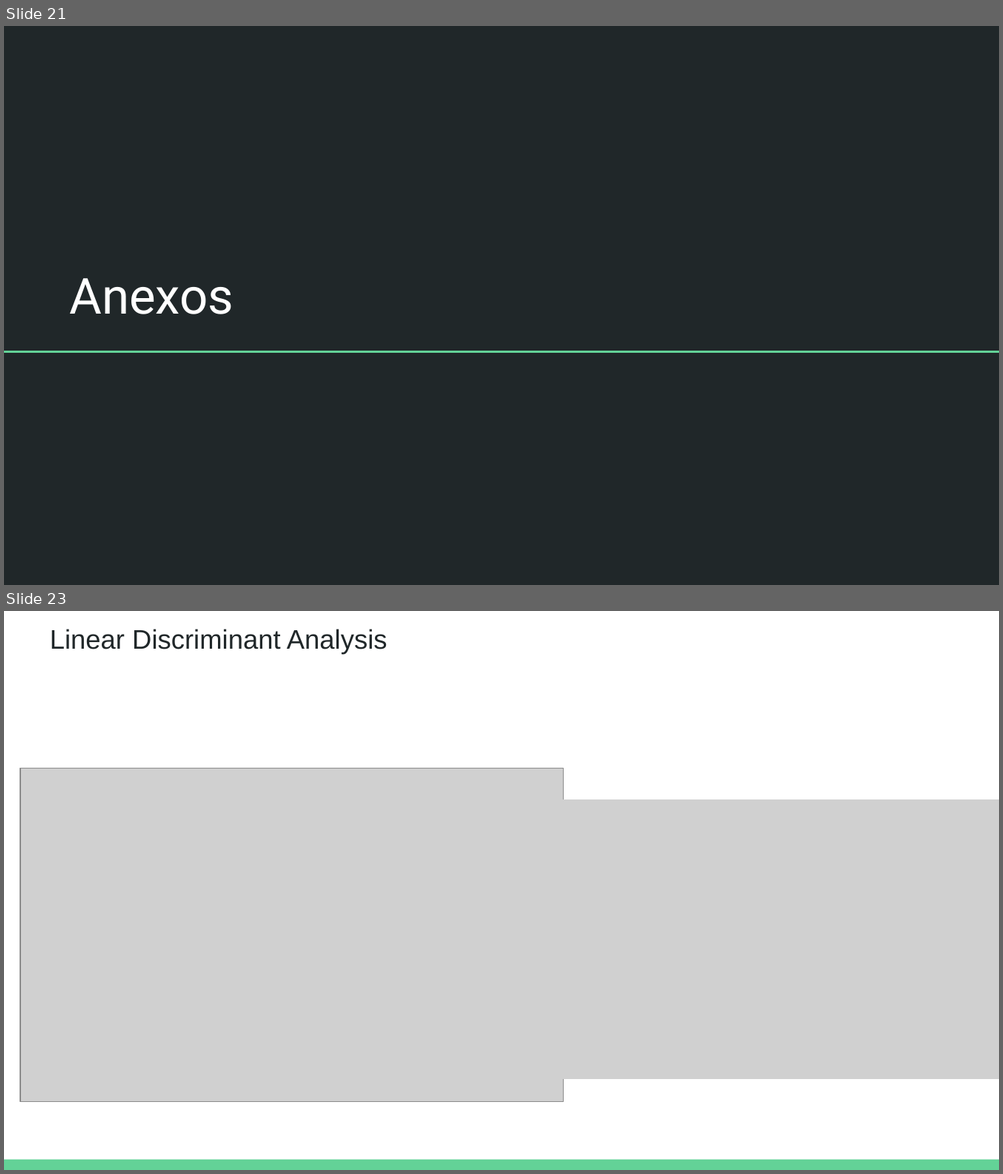
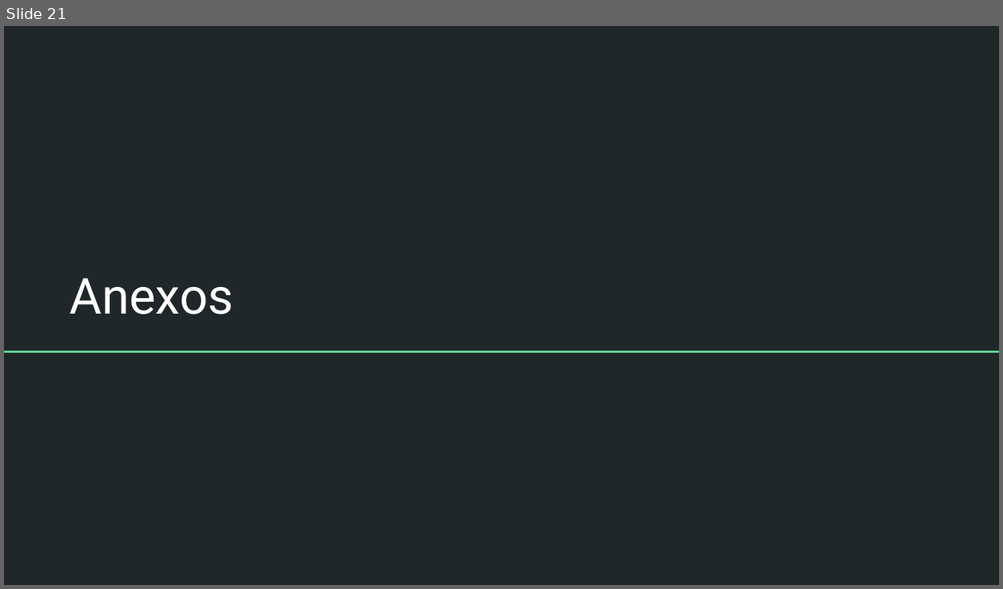
Before and after one commit to DCSCyHD/2023_modulo_3, a slide deck: clase4/teorica_4.pptx. Shown one above the other, each under a label of ours: slides 21 and 23 before the commit, slide 21 after it; the slides between them are not shown. The pictures are 1003x1174 and 1003x589 pixels, drawn with LibreOffice and Linux fonts; fonts in the diff are those of the drawing; grey boxes stand for pictures. Boxes give left, top, right and bottom in pixels: in the first picture for what was removed or moved away, otherwise in the second. Text is boxed around its words. In the diff, an @@ line names an element or a change of style, - is before the commit and + after.

```diff
--- a/clase4/teorica_4.pptx
+++ b/clase4/teorica_4.pptx
@@ slide 23 removed at [4,611,999,1170], background #FFFFFF @@
@@ text removed at [50,629,387,655] @@
-Linear Discriminant Analysis
@@ picture removed at [21,768,564,1102] @@
@@ picture removed at [509,800,999,1079] @@
@@ rectangle removed at [4,1160,999,1170] @@
```
Also in this commit, not shown: 3 slides changed, 1 other file.
